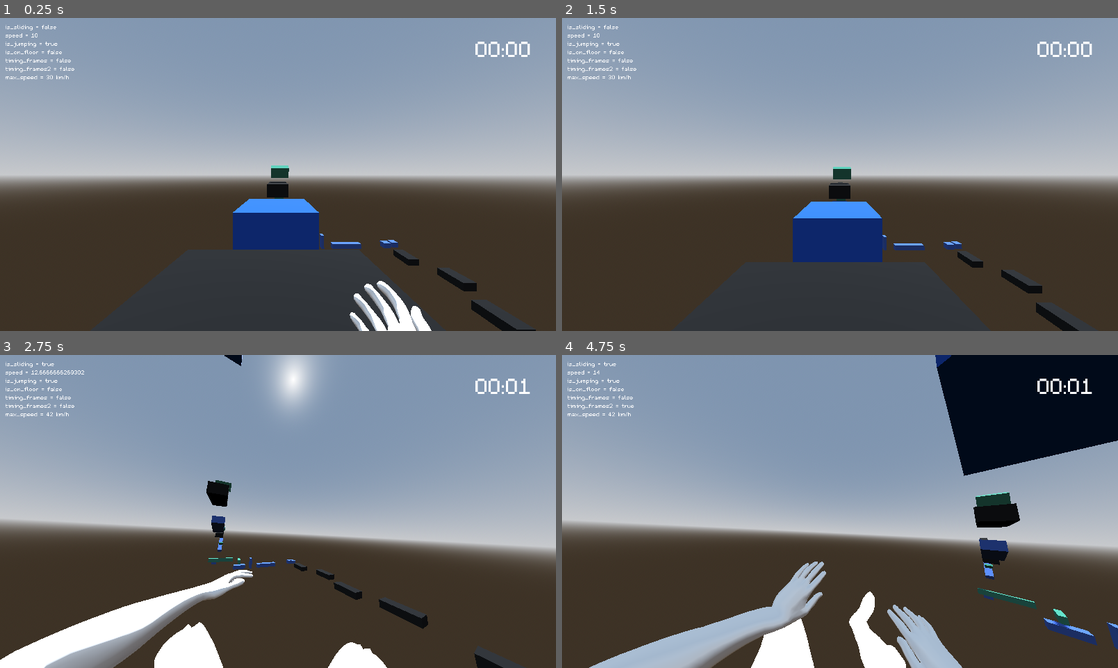
Above: before the commit, frames 1-4 (two rows, left to right).
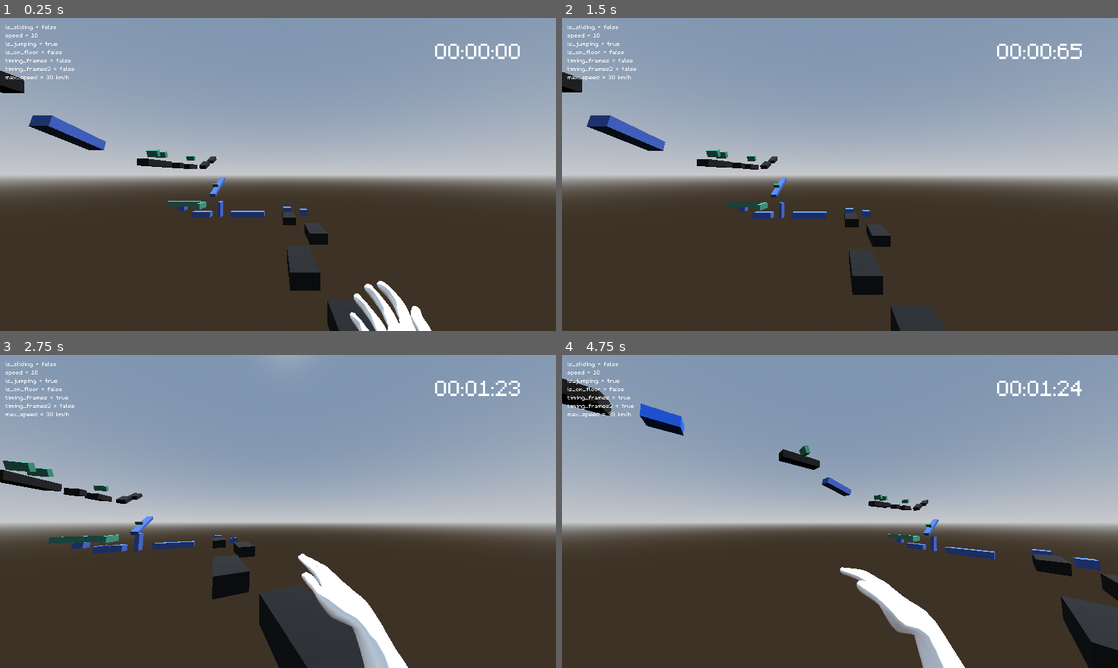
Above: after the commit, the same moments.

Repository: VanixWasTaken/Netrunner
Game: Godot game, scene res://Scenes and Scripts/Blockout_level.tscn
Same seed, same stepped clock (60 frames per second), same inputs: the game is played once before the commit and once after it. This scene is started directly instead of the project's main scene.
Inputs (mouse positions are in pixels of both pictures, inside the frame that each line leads up to):
- Up to frame 1 (0.25 s): no input
- Up to frame 2 (1.5 s): move the mouse to (867, 174) at 0.52 s; press the mouse at (867, 174) at 0.53 s; hold W (forward) from 0.53 s (still down); tap Space (jump) at 0.77 s; move the mouse to (812, 174) at 1.27 s; release the mouse at (812, 174) at 1.28 s; right-click (812, 174) at 1.35 s
- Up to frame 3 (2.75 s): keep holding W (forward); tap Space (jump) at 1.52 s; move the mouse to (289, 505) at 2.02 s; hold Shift (slide) from 2.03 s (still down)
- Up to frame 4 (4.75 s): keep holding W (forward); move the mouse to (834, 517) at 2.77 s; release Shift (slide) at 2.78 s; click (834, 517) at 2.85 s; tap Space (jump) at 3.02, 3.77, 4.52 s; move the mouse to (878, 514) at 3.52 s; hold Right mouse button (mouse_right) 3.53-4.28 s; move the mouse to (795, 508) at 4.27 s; tap Shift (slide) at 4.35 s

The runs differ from the first frame. In frame 1, 6.5% of the frame differs, in the area x 0-97%, y 7-100%; in frame 2, 6.8%; in frame 3, 20%; in frame 4, 30%, in the area x 0-100%, y 0-100%.

Commit message:
pushi

Diff:
--- a/Scenes and Scripts/Blockout_level.tscn
+++ b/Scenes and Scripts/Blockout_level.tscn
@@ -76,7 +76,7 @@
 environment = SubResource("Environment_efjyl")
 
 [node name="Player" parent="." instance=ExtResource("1_ldh5i")]
-transform = Transform3D(1, 0, 0, 0, 1, 0, 0, 0, 1, -1.26113, 5.13376, 10.2104)
+transform = Transform3D(1, 0, 0, 0, 1, 0, 0, 0, 1, 58.6832, -18.6398, -7.51938)
 
 [node name="CSGBoxes" type="Node3D" parent="."]
 
@@ -358,15 +358,16 @@
 [node name="Counter" type="CanvasLayer" parent="."]
 
 [node name="Label" type="Label" parent="Counter"]
-offset_left = 1642.0
-offset_top = 53.0
-offset_right = 1682.0
-offset_bottom = 148.0
+offset_left = 1502.0
+offset_top = 59.0
+offset_right = 1697.0
+offset_bottom = 154.0
 theme_override_fonts/font = ExtResource("4_lckte")
 theme_override_font_sizes/font_size = 120
-text = "00:00"
+text = "00:00:00"
 
 [connection signal="body_entered" from="DeathArea" to="." method="_on_death_area_body_entered"]
 [connection signal="body_entered" from="Goal" to="." method="_on_goal_body_entered"]
 
 [editable path="SceneTransition"]
+[editable path="Goal/WinScreen/MatchEnd"]
--- a/Scenes and Scripts/blockout_level.gd
+++ b/Scenes and Scripts/blockout_level.gd
@@ -44,6 +44,8 @@
 			convert_time(delta)
 
 
+
+
 func _on_death_area_body_entered(body):
 	SceneTransition.change_scene_to_file("res://Scenes and Scripts/Blockout_level.tscn")
 
@@ -59,5 +61,6 @@
 func convert_time(delta):
 	var m = int(total_time_in_sec / 60) * delta
 	var s = (total_time_in_sec - m * 60) * delta
-	$Counter/Label.text = '%02d:%02d' % [m, s]
-	Global.time = total_time_in_sec * delta
+	var ms = randf_range(1, 99)
+	$Goal/WinScreen/MatchEnd/Time.text = '%02d:%02d:%02d' % [m, s, ms]
+	$Counter/Label.text = '%02d:%02d:%02d' % [m, s, ms]
--- a/Scenes and Scripts/match_end.gd
+++ b/Scenes and Scripts/match_end.gd
@@ -1,11 +1,5 @@
 extends Control
 
 
-# Called when the node enters the scene tree for the first time.
-func _ready():
-	pass # Replace with function body.
-
-
-# Called every frame. 'delta' is the elapsed time since the previous frame.
 func _process(delta):
 	pass
--- a/global.gd
+++ b/global.gd
@@ -1,5 +1,5 @@
 extends Node
 
-var time : int = 0
+
 var global_speed = 0.0
 var global_direction = Vector3.ZERO
Not shown: 2 places in Scenes and Scripts/Blockout_level.tscn that only renumber resources
Not shown: 1 places in Scenes and Scripts/match_end.tscn that only renumber resources
